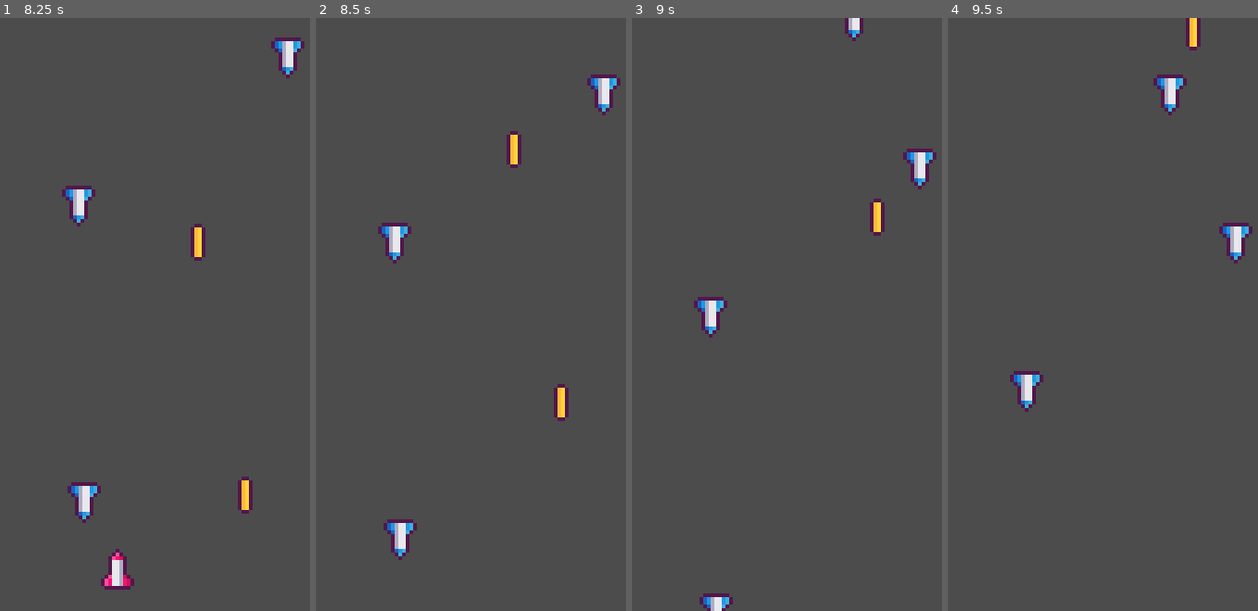
Above: before the commit, frames 1-4 (left to right).
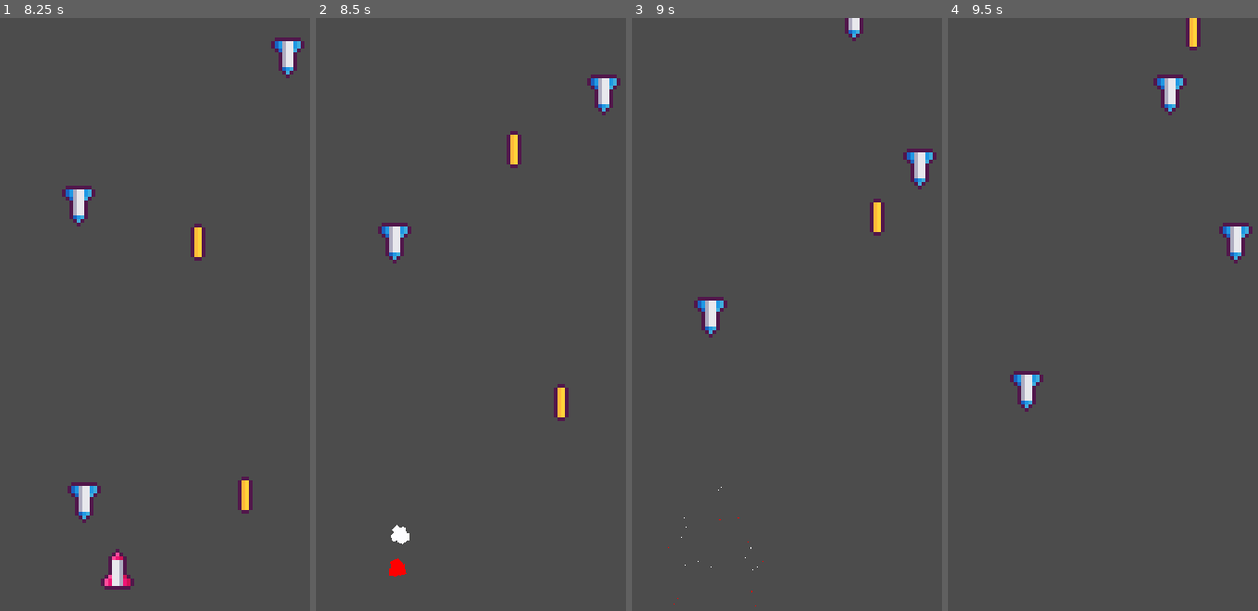
Above: after the commit, the same moments.

Repository: xinyer/game-spaceshooter
Game: Godot game, scene res://scene/World.tscn
The game is run twice, just before and just after one commit, with the same random seed, the same clock (stepped at 60 frames per second) and the same inputs.
Inputs (mouse positions are in pixels of both pictures, inside the frame that each line leads up to):
- Up to frame 1 (8.25 s): move the mouse to (148, 433) at 0.52 s; press the mouse at (148, 433) at 0.53 s; move the mouse to (266, 403) at 1.27 s; release the mouse at (266, 403) at 1.28 s; click (266, 403) at 1.35 s; move the mouse to (65, 225) at 2.02 s; press the mouse at (65, 225) at 2.03 s; move the mouse to (182, 314) at 2.77 s; release the mouse at (182, 314) at 2.78 s; click (182, 314) at 2.85 s; move the mouse to (117, 166) at 3.52 s; press the mouse at (117, 166) at 3.53 s; move the mouse to (238, 284) at 4.27 s; release the mouse at (238, 284) at 4.28 s; click (238, 284) at 4.35 s; move the mouse to (99, 344) at 5.02 s; press the mouse at (99, 344) at 5.03 s; move the mouse to (198, 184) at 5.77 s; release the mouse at (198, 184) at 5.78 s; click (198, 184) at 5.85 s; move the mouse to (148, 433) at 6.52 s; press the mouse at (148, 433) at 6.53 s; move the mouse to (266, 403) at 7.27 s; release the mouse at (266, 403) at 7.28 s; click (266, 403) at 7.35 s; move the mouse to (65, 225) at 8.02 s; press the mouse at (65, 225) at 8.03 s
- Up to frame 2 (8.5 s): no input
- Up to frame 3 (9 s): move the mouse to (814, 314) at 8.77 s; release the mouse at (814, 314) at 8.78 s; click (814, 314) at 8.85 s
- Up to frame 4 (9.5 s): no input

Frame 1 is identical in both runs. In frame 2, 0.5% of the frame differs, in the area x 21-33%, y 84-95%; in frame 3, 0.3%; in frame 4, nothing differs.

Commit message:
Play destory particles if player die

Diff:
--- a/scene/Player.tscn
+++ b/scene/Player.tscn
@@ -12,7 +12,9 @@
 texture = ExtResource( 1 )
 script = ExtResource( 2 )
 
-[node name="HitBox" type="Area2D" parent="."]
+[node name="HitBox" type="Area2D" parent="." groups=[
+"Player",
+]]
 position = Vector2( 50.8002, 143.438 )
 collision_mask = 4
 
--- /dev/null
+++ b/scene/PlayerDestoryParticles.tscn
@@ -0,0 +1,31 @@
+[gd_scene load_steps=3 format=2]
+
+[ext_resource path="res://script/DestoryParticles.gd" type="Script" id=1]
+
+[sub_resource type="Curve" id=1]
+max_value = 2.0
+_data = [ Vector2( 0.00165838, 2 ), 0.0, 0.0, 0, 0, Vector2( 0.500829, 2 ), 0.0, 0.0, 0, 0, Vector2( 0.998342, 0.0204082 ), 0.0, 0.0, 0, 0 ]
+
+[node name="PlayerDestoryParticles" type="CPUParticles2D"]
+amount = 12
+lifetime = 0.6
+explosiveness = 1.0
+emission_shape = 1
+emission_sphere_radius = 1.0
+spread = 180.0
+gravity = Vector2( 0, 0 )
+initial_velocity = 30.0
+initial_velocity_random = 0.5
+angular_velocity = 200.0
+angular_velocity_random = 1.0
+angle = 45.0
+angle_random = 1.0
+scale_amount_curve = SubResource( 1 )
+color = Color( 1, 0, 0, 1 )
+script = ExtResource( 1 )
+
+[node name="Timer" type="Timer" parent="."]
+wait_time = 0.55
+one_shot = true
+autostart = true
+[connection signal="timeout" from="Timer" to="." method="_on_Timer_timeout"]
--- a/scene/World.tscn
+++ b/scene/World.tscn
@@ -12,4 +12,5 @@
 [node name="EnemyTimer" type="Timer" parent="."]
 autostart = true
 [connection signal="create_bullet" from="Player" to="." method="_on_Player_create_bullet"]
+[connection signal="create_player_destory_particles" from="Player" to="." method="_on_Create_player_destory_particles"]
 [connection signal="timeout" from="EnemyTimer" to="." method="_on_EnemyTimer_timeout"]
--- a/script/Enemy.gd
+++ b/script/Enemy.gd
@@ -17,7 +17,7 @@
 
 
 func _on_Hitbox_area_entered(area):
-	if area.is_in_group("Bullet"):
+	if area.is_in_group("Bullet") or area.is_in_group("Player"):
 		emit_signal("create_enemy_destory_particles", destory_particles, global_position)
 		queue_free()
 	pass
--- a/script/Player.gd
+++ b/script/Player.gd
@@ -2,8 +2,16 @@
 
 
 signal create_bullet(bullet, pos)
+signal create_player_destory_particles(destroy_paticles, position)
 
 var bullet = preload("res://scene/Bullet.tscn")
+var destory_particles = preload("res://scene/PlayerDestoryParticles.tscn")
+
+func _ready():
+	if Global.world != null:
+		print("bbb")
+		connect("create_player_destory_particles", Global.world, "_on_Create_player_destory_particle")
+	pass
 
 func _process(delta):
 	global_position.x = lerp(global_position.x, get_viewport().get_mouse_position().x, 0.1)
@@ -17,5 +25,6 @@
 
 func _on_HitBox_area_entered(area):
 	if area.is_in_group("Enemy"):
+		emit_signal("create_player_destory_particles", destory_particles, global_position)
 		queue_free()
 	pass
--- a/script/World.gd
+++ b/script/World.gd
@@ -31,3 +31,10 @@
 	add_child(destory_particles_instance)
 	destory_particles_instance.global_position = position
 	pass
+
+
+func _on_Create_player_destory_particles(destroy_paticles, position):
+	var instance = destroy_paticles.instance()
+	add_child(instance)
+	instance.global_position = position
+	pass
